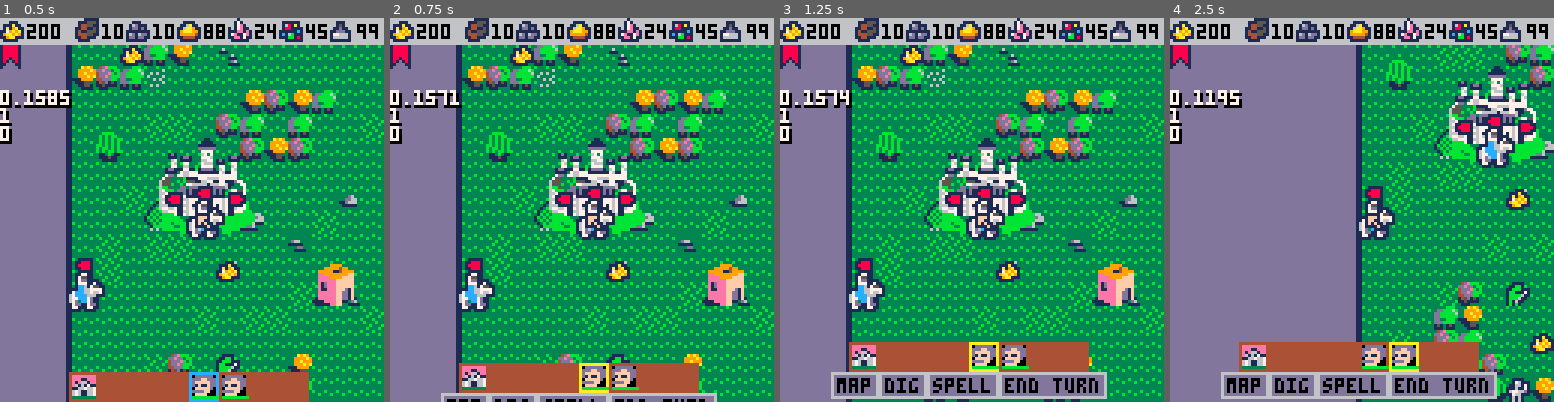
Above: before the commit, frames 1-4 (left to right).
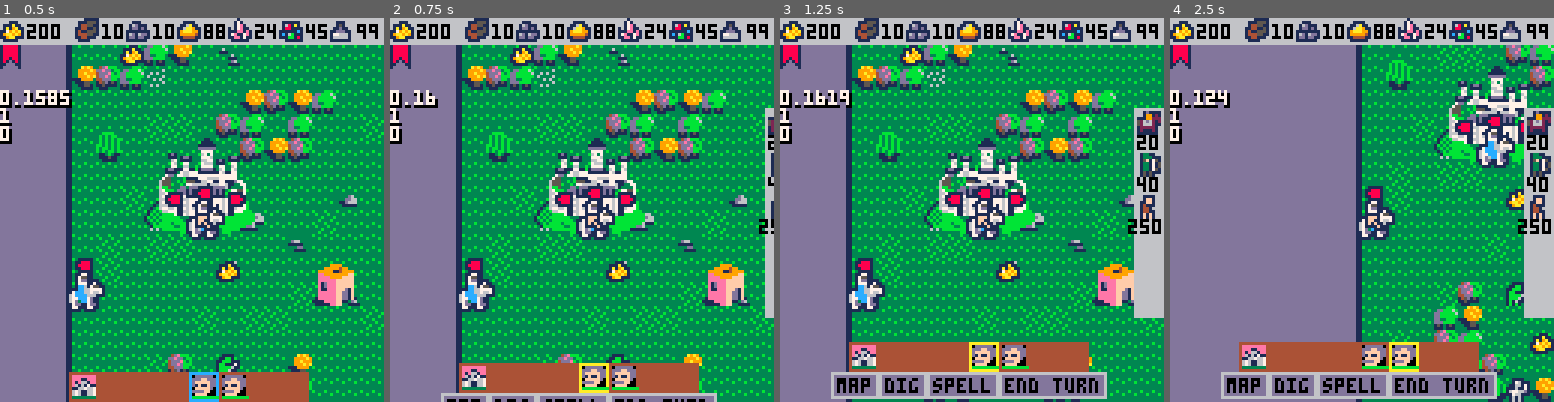
Above: after the commit, the same moments.

Repository: pvan/pico8
Game: PICO-8 cartridge heroes.p8
Two runs of this game, one before a commit and one after it. Both use one fixed random seed, a clock stepped at 60 frames per second and the inputs below.
Inputs:
- Up to frame 1 (0.5 s): tap X (X key) at 0.33 s
- Up to frame 2 (0.75 s): tap O (Z key) at 0.7 s
- Up to frame 3 (1.25 s): tap X (X key) at 1.07 s
- Up to frame 4 (2.5 s): hold Right 1.6-2.1 s; tap O (Z key) at 1.7, 2.1 s; tap X (X key) at 1.85 s; hold Up 2.15-2.42 s; hold Right from 2.47 s (still down)

Frame 1 is identical in both runs. In frame 2, 1.5% of the frame differs, in the area x 9-100%, y 18-79%; in frame 3, 4.4%; in frame 4, 4.4%.

Commit message:
heroes: add basic armies, sfx to moving

Diff:
--- a/heroes.p8
+++ b/heroes.p8
@@ -66,7 +66,6 @@
 function _init()
  music(0)
 
- menuleft=true
 
 
  red_plr=create_player(8)
@@ -82,17 +81,29 @@
 
  tc=spawn("castle",3,5)
  red_plr.castles[1]=tc
+ tc.army={
+  {"peasant",rnd_bw(10,20)},
+  {"elf",rnd_bw(5,10)},
+  }
  red_plr.heroes[1]=
  	spawn("hero",tc.x+2,tc.y+3)
  red_plr.heroes[2]=
  	spawn("hero",tc.x-3,tc.y+6)
 
  tc=spawn("castle",24,2)
+ tc.army={
+  {"peasant",rnd_bw(10,20)},
+  {"elf",rnd_bw(5,10)},
+  }
  green_plr.castles[1]=tc
  green_plr.heroes[1]=
  	spawn("hero",tc.x+2,tc.y+3)
 
  tc=spawn("castle",16,20)
+ tc.army={
+  {"peasant",rnd_bw(10,20)},
+  {"elf",rnd_bw(5,10)},
+  }
  blue_plr.castles[1]=tc
  blue_plr.heroes[1]=
  	spawn("hero",tc.x+2,tc.y+3)
@@ -150,6 +161,7 @@
  "crystal",
 }
 function pickup(obj)
+ sfx(57)
  for k,v in pairs(obj) do
   if has(resources,k) then
    cp[k]+=obj[k]
@@ -212,6 +224,7 @@
 	    pickup(obj)
 	   end
 	  else
+ 	  sfx(58,-1,1,1)
 	   sel.x=x
 	   sel.y=y
 	   sel.move-=5
@@ -445,221 +458,9 @@
 
 
 
-lsel="no obj"
-function select(obj)
- sel=obj
- if sel!=lsel then
-	 curx,cury=sel.x*8,sel.y*8
-	 if sel.type=="castle" then
-	  curx+=2*8
-	  cury+=3*8
-	 end
-	 camx,camy=curx-64,cury-64
-	 --update_camera()
- end
- lsel=sel
-end
-
-
-menuselx=0
-menusely=0
-targ_menu_y=0
-actl_menu_y=0
-function update_hud()
-
- if hud_menu_open then
-  actl_menu_y+=flr(10-actl_menu_y)/4
- else
-  actl_menu_y+=flr(0-actl_menu_y)/4
- end
-
-
- ports={}
- i=1
- for h in all(cp.castles) do
-  add(ports,h)
-  if (sel==h) selport=i
-  i+=1
- end
- for h in all(cp.heroes) do
-  add(ports,h)
-  if (sel==h) selport=i
-  i+=1
- end
-
- if hud_menu_open then
-	 if (btnp(⬇️)) menudown=true sfx(60)
-	 if (btnp(⬆️)) menudown=false sfx(60)
-	 if menudown then
-	  if (btnp(⬅️)) menusel-=1 sfx(60)
-	  if (btnp(➡️)) menusel+=1 sfx(60)
-	  menusel=mid(menusel,1,#buttons)
-	 else
-	  if (btnp(⬅️)) selport-=1 sfx(60)
-	  if (btnp(➡️)) selport+=1 sfx(60)
-	  selport=mid(selport,1,#ports)
-	 end
-
-   select(ports[selport])
-
-  if btnp(❎) then
-   if menusel==4 and menudown then
-    sfx(59)
-    local askturn=false
-    for h in all(cp.heroes) do
-     if h.move>0 then
-      askturn=true
-      break
-     end
-    end
-    if askturn then
-     open_dialog({
-      "one of your heroes",
-      "can still move.",
-      "are you sure you",
-      "want to end your turn?",
-      "   yes",
-      "   no"},{
-      end_turn,
-      close_dialog})
-    else
-     end_turn()
-    end
-   end
-  end
-
- end --end menu open chek
-
-end
-
-
-function draw_hud()
-
- --top bar
- --color banner
- pal(8,cp.color)
- spr(244,0,9)
- pal(8,8)
- --resource bar
- rectfill2(0,0, 128,9, 6)
- draw_resource("gold",
- 0,0)
- srt=25
- spc=17
- draw_resource("wood",
- srt+0*spc,0)
- draw_resource("ore",
- srt+1*spc,0)
- draw_resource("sulfur",
- srt+2*spc,0)
- draw_resource("crystal",
- srt+3*spc,0)
- draw_resource("gems",
- srt+4*spc,0)
- draw_resource("mercury",
- srt+5*spc,0)
-
-
- --portrait bar
-
- by=actl_menu_y
-
- --castle portraits
- local x,y=63-10*4,128-10-by
- rectfill2(x,y,10*4,10,4)
- palt(0,false)
- for c in all(cp.castles) do
-  if (sel==c) then
-   rect2({x,y,10,10},12)
-   if (not menudown and hud_menu_open) then
-    rect2({x,y,10,10},10)
-   end
-  end
-  spr(202,x+1,y+1)
-  x+=10
- end
- palt(0,true)
-
- --hero portraits
- local x,y=x+10*3,128-10-by
- rectfill2(x,y,10*4,10,4)
- palt(0,false)
- for h in all(cp.heroes) do
-  if (sel==h) then
-   rect2({x,y,10,10},12)
-   if (not menudown and hud_menu_open) then
-    rect2({x,y,10,10},10)
-   end
-  end
-  spr(201,x+1,y+1)
-  local lx=x+1
-  local ly=y+8
-  line(lx,ly,x+8,ly,6)
-  if h.move>0 then
-   line(lx,ly,lx+h.move/100*8,ly,11)
-  end
-  x+=10
- end
- palt(0,true)
-
-
- --menu
-
- mw=0
- for b in all(buttons) do
-  mw+=#b*4+4
- end
- mh=9
- mx=63-mw/2
- my=128-by
- rectfill2(mx,my,mw,mh,6)
-
- --bottom buttons
- local x,y=mx+1,my+1
- local count=1
- for b in all(buttons) do
-  bw=#b*4+2
-  rectfill2(x,y,bw,7,13)
-  print(b,x+1,y+1,0)
-  if menudown and menusel==count then
-   rect2({x-1,y-1,bw+2,9},10)
-  end
-  x+=bw+2
-  count+=1
- end
-
-
-end
-
-
---menu buttons
-buttons={
- "map",
- "dig",
- "spell",
- "end turn",
-}
-menusel=4
-
-
-resource_sprs={
- ["gold"]=242,
- ["wood"]=195,
- ["ore"]=211,
- ["sulfur"]=227,
- ["crystal"]=243,
- ["gems"]=196,
- ["mercury"]=212,
-}
-function draw_resource(name,x,y)
- spr(resource_sprs[name],x,y)
- print(cp[name],x+9,y+2,0)
-end
-
-
 
 function end_turn()
-
+ menudown=false
  i=1
  for p in all(plrs) do
   if (p==cp) then
@@ -672,13 +473,13 @@
   end
   i+=1
  end
-
-
-end
+end
+
 -->8
+--util / debug menu
+
+
 --util
-
-
 
 --inclusive (low<=result<=high)
 --remove +1 for low<=result<high
@@ -715,8 +516,102 @@
  print(str,cursor_x,cursor_y,col)
  poke(0x5f27,cursor_y+6)
 end
+
+
+
+--debug menu
+
+
+if (has!=nil) cls() stop("has dup in debug menu")
+
+--check if array contains
+function has(array, value)
+ if type(array)=='table' then
+  for i=1,#array do
+   if array[i]==value then return true end
+  end
+ end
+ return false
+end
+
+
+
+--put early in _update
+--returns if menu open
+--(skip rest of update if true)
+function update_debug_menu()
+	if btn(❎) and btn(🅾️) then
+  pause_menu=true
+  if (btnp(⬇️)) dsel+=1
+  if (btnp(⬆️)) dsel-=1
+  if (dsel<1) dsel=#dnames
+  if (dsel>#dnames) dsel=1
+  if btnp(⬅️) or btnp(➡️) then
+   local dname=dnames[dsel]
+   toggledebug(dname)
+  end
+  return true
+ end
+ pause_menu=false
+ return false
+end
+
+
+--put near end of _draw
+function draw_debug_menu()
+ if pause_menu then
+  lin=0
+  i=0
+  local pmx,pmy=40,30
+  rectfill(pmx-8,pmy+3,pmx+40,
+           pmy+#dnames*6+6,6)
+  for i=1,#dnames do
+   c=0
+   if (dsel==i) then
+    c=1
+    local tx,ty=pmx-9+3,pmy+i*6-1
+    line(tx,ty,tx+3,ty+3,0)
+    line(tx+3,ty+3,tx,ty+6)
+    --spr(160,pmx-9,pmy+i*6-1,1,1,true)
+   end
+   local str=dnames[i]
+   if (debug(str)) str=str.."❎"
+   print(str,pmx,pmy+i*6,c)
+  end
+ end
+end
+
+dflags={}
+dnames={}
+dsel=1
+function debug(code)
+ if not has(dnames,code) then
+  add(dnames,code)
+  dflags[dnames[#dnames]]=false
+ end
+ return dflags[code]
+end
+function toggledebug(code)
+ setdebug(code,not debug(code))
+end
+function setdebug(code,val)
+ if not has(dnames,code) then
+  add(dnames,code)
+  dflags[dnames[#dnames]]=val
+ end
+ dflags[code]=val
+end
+--setdebug("obj",false)
+--setdebug("hot",false)
+--setdebug("obj col",false)
+--setdebug("tile col",false)
+--setdebug("things",false)
+--setdebug("valid",false)
+--setdebug("coords",false)
+
+
 -->8
---overworld
+--overworld/pathfinding/cursor
 
 
 
@@ -979,7 +874,12 @@
   ["sprh"]=2,
   ["col"]={0,0,1,1},
   ["hot"]={-100,-100},
-  ["move"]=100
+  ["move"]=100,
+  ["army"]={
+   {"calvary",20},
+   {"elf",40},
+   {"peasant",250}
+  },
  },
  ["testhouse"]={
   ["type"]="testhouse",
@@ -1199,7 +1099,8 @@
 
 
 
--->8
+
+
 --a* pathfinding
 --see redblobgames
 --and @richy486
@@ -1498,6 +1399,185 @@
 end
 
 
+
+--cursor
+
+
+function selat(x,y)
+ if sel!=nil then
+  return sel.x==x and sel.y==y
+ end
+end
+
+
+curx=64
+cury=64
+curanim=0
+--cur sprites
+cur_sprs={
+ ["castle"]=145,
+ ["hero"]=161,
+ ["arrow"]=208,
+ ["horse"]=177,
+ ["hot"]=192,
+ ["trade"]=224,
+ ["attack"]=240,
+}
+cur_spr=cur_sprs["arrow"] --updated each frame
+
+function update_move_cursor()
+ local tx,ty=flr(curx/8),flr(cury/8)
+ local i=xy2i(tx,ty)
+ local obj=i2obj[i]
+ local selzones=objzones(sel)
+
+ --note the fall-thru effect here
+ --later things are higher priority
+
+ --first reject any out of zone
+ if not has(selzones,i2zone[i]) then
+  style="arrow"
+  --except allow mobs/heros
+  --if adjacent to zone
+  if obj!=nil then
+
+	  if obj.type=="mob" then
+    if objnearzones(obj,selzones) then
+     if inearzones(i,selzones)
+     or obj.x==tx and obj.y==ty
+     then
+   	  style="attack"
+  	  end
+	   end
+	  end
+
+	  if obj.type=="hero"
+	  and objnearzones(obj,selzones)
+	  and obj!=sel
+	  then
+ 	  if obj_owner(obj)==cp then
+	    style="trade"
+	   else
+	    style="attack"
+ 	  end
+ 	 end
+
+	  if obj.type=="treasure"
+	  and objnearzones(obj,selzones)
+	  then
+	   style="hot"
+	  end
+
+  end
+ else
+  --handle in-zone things
+
+  --default to walkable
+  style="horse"
+
+  if tile_is_solid(tx,ty) then
+   style="arrow"
+  end
+
+  --object, but what kind?
+  if obj!=nil then
+	  if i2hot[i] then
+	   style="hot"
+	  end
+
+	  --wont ever get hero
+	  --in a zone now
+--	  if obj.type=="hero"
+--	  and obj!=sel then
+--	   style="trade"
+--	  end
+
+	  --wont ever get mob
+	  --in a zone now
+--   if i2danger[i] then
+--	   style="attack"
+--	  end
+
+  end
+
+ end
+
+ --select castles anywhere (in or out of zone)
+ if obj!=nil then
+  if obj.type=="castle" then
+   if not i2hot[i] then --but still not this
+    style="castle"
+    if btnp(❎)
+ 	  and obj_owner(obj)==cp
+ 	  then
+     sel=obj
+    end
+   end
+  end
+ end
+
+
+ if btnp(❎) then
+  if style=="horse"
+  or style=="hot"
+  or style=="attack"
+  or style=="trade"
+  then
+   sel["movex"]=tx
+   sel["movey"]=ty
+  end
+ end
+
+ cur_spr=cur_sprs[style]
+
+end
+
+function update_sel_cursor()
+ local tx,ty=flr(curx/8),flr(cury/8)
+ obj=i2obj[xy2i(tx,ty)]
+ if obj!=nil and obj.select then
+  style=obj.type
+	 if (btnp(❎)) then
+	  if obj_owner(obj)==cp then
+ 	  sel=obj
+ 	 end
+	 end
+ else
+  style="arrow"
+ end
+ cur_spr=cur_sprs[style]
+end
+
+--function old_square_sel()
+-- curanim=(curanim+1)%20
+-- curextra=flr(curanim/10)
+-- curminus = 5+curextra
+-- curplus = 5+curextra
+-- spr(176, curx-curminus, cury-curminus)
+-- spr(176, curx+curplus, cury-curminus, 1,1, true,false)
+-- spr(176, curx-curminus, cury+curplus, 1,1, false,true)
+-- spr(176, curx+curplus, cury+curplus, 1,1, true,true)
+--end
+
+
+function update_cursor()
+ if (btnp(⬅️)) curx-=8 sfx(58,-1,1,2)
+ if (btnp(➡️)) curx+=8 sfx(58,-1,1,2)
+ if (btnp(⬆️)) cury-=8 sfx(58,-1,1,2)
+ if (btnp(⬇️)) cury+=8 sfx(58,-1,1,2)
+ curx=max(curx,0)
+ cury=max(cury,0)
+ curx=min(curx,(tilesw-1)*8)
+ cury=min(cury,(tilesh-1)*8)
+end
+
+function draw_cursor()
+ spr(cur_spr, curx,cury)
+end
+…(4 lines of a section not shown)…
 -->8
 --battle
 
@@ -1561,280 +1641,10 @@
 
 end
 -->8
---cursor
-
-
-function selat(x,y)
- if sel!=nil then
-  return sel.x==x and sel.y==y
- end
-end
-
-
-curx=64
-cury=64
-curanim=0
---cur sprites
-cur_sprs={
- ["castle"]=145,
- ["hero"]=161,
- ["arrow"]=208,
- ["horse"]=177,
- ["hot"]=192,
- ["trade"]=224,
- ["attack"]=240,
-}
-cur_spr=cur_sprs["arrow"] --updated each frame
-
-function update_move_cursor()
- local tx,ty=flr(curx/8),flr(cury/8)
- local i=xy2i(tx,ty)
- local obj=i2obj[i]
- local selzones=objzones(sel)
-
- --note the fall-thru effect here
- --later things are higher priority
-
- --first reject any out of zone
- if not has(selzones,i2zone[i]) then
-  style="arrow"
-  --except allow mobs/heros
-  --if adjacent to zone
-  if obj!=nil then
-
-	  if obj.type=="mob" then
-    if objnearzones(obj,selzones) then
-     if inearzones(i,selzones)
-     or obj.x==tx and obj.y==ty
-     then
-   	  style="attack"
-  	  end
-	   end
-	  end
-
-	  if obj.type=="hero"
-	  and objnearzones(obj,selzones)
-	  and obj!=sel
-	  then
- 	  if obj_owner(obj)==cp then
-	    style="trade"
-	   else
-	    style="attack"
- 	  end
- 	 end
-
-	  if obj.type=="treasure"
-	  and objnearzones(obj,selzones)
-	  then
-	   style="hot"
-	  end
-
-  end
- else
-  --handle in-zone things
-
-  --default to walkable
-  style="horse"
-
-  if tile_is_solid(tx,ty) then
-   style="arrow"
-  end
-
-  --object, but what kind?
-  if obj!=nil then
-	  if i2hot[i] then
-	   style="hot"
-	  end
-
-	  --wont ever get hero
-	  --in a zone now
---	  if obj.type=="hero"
---	  and obj!=sel then
---	   style="trade"
---	  end
-
-	  --wont ever get mob
-	  --in a zone now
---   if i2danger[i] then
---	   style="attack"
---	  end
-
-  end
-
- end
-
- --select castles anywhere (in or out of zone)
- if obj!=nil then
-  if obj.type=="castle" then
-   if not i2hot[i] then --but still not this
-    style="castle"
-    if btnp(❎)
- 	  and obj_owner(obj)==cp
- 	  then
-     sel=obj
-    end
-   end
-  end
- end
-
-
- if btnp(❎) then
-  if style=="horse"
-  or style=="hot"
-  or style=="attack"
-  or style=="trade"
-  then
-   sel["movex"]=tx
-   sel["movey"]=ty
-  end
- end
-
- cur_spr=cur_sprs[style]
-
-end
-
-function update_sel_cursor()
- local tx,ty=flr(curx/8),flr(cury/8)
- obj=i2obj[xy2i(tx,ty)]
- if obj!=nil and obj.select then
-  style=obj.type
-	 if (btnp(❎)) then
-	  if obj_owner(obj)==cp then
- 	  sel=obj
- 	 end
-	 end
- else
-  style="arrow"
- end
- cur_spr=cur_sprs[style]
-end
-
---function old_square_sel()
--- curanim=(curanim+1)%20
--- curextra=flr(curanim/10)
--- curminus = 5+curextra
--- curplus = 5+curextra
--- spr(176, curx-curminus, cury-curminus)
--- spr(176, curx+curplus, cury-curminus, 1,1, true,false)
--- spr(176, curx-curminus, cury+curplus, 1,1, false,true)
--- spr(176, curx+curplus, cury+curplus, 1,1, true,true)
---end
-
-
-function update_cursor()
- if (btnp(⬅️)) curx-=8 sfx(58)
- if (btnp(➡️)) curx+=8 sfx(58)
- if (btnp(⬆️)) cury-=8 sfx(58)
- if (btnp(⬇️)) cury+=8 sfx(58)
- curx=max(curx,0)
- cury=max(cury,0)
- curx=min(curx,(tilesw-1)*8)
- cury=min(cury,(tilesh-1)*8)
-end
-
-function draw_cursor()
- spr(cur_spr, curx,cury)
-end
-…(4 lines of a section not shown)…
--->8
---debug menu
-
-
-if (has!=nil) cls() stop("has dup in debug menu")
-
---check if array contains
-function has(array, value)
- if type(array)=='table' then
-  for i=1,#array do
-   if array[i]==value then return true end
-  end
- end
- return false
-end
-
-
-
---put early in _update
---returns if menu open
---(skip rest of update if true)
-function update_debug_menu()
-	if btn(❎) and btn(🅾️) then
-  pause_menu=true
-  if (btnp(⬇️)) dsel+=1
-  if (btnp(⬆️)) dsel-=1
-  if (dsel<1) dsel=#dnames
-  if (dsel>#dnames) dsel=1
-  if btnp(⬅️) or btnp(➡️) then
-   local dname=dnames[dsel]
-   toggledebug(dname)
-  end
-  return true
- end
- pause_menu=false
- return false
-end
-
-
---put near end of _draw
-function draw_debug_menu()
- if pause_menu then
-  lin=0
-  i=0
-  local pmx,pmy=40,30
-  rectfill(pmx-8,pmy+3,pmx+40,
-           pmy+#dnames*6+6,6)
-  for i=1,#dnames do
-   c=0
-   if (dsel==i) then
-    c=1
-    local tx,ty=pmx-9+3,pmy+i*6-1
-    line(tx,ty,tx+3,ty+3,0)
-    line(tx+3,ty+3,tx,ty+6)
-    --spr(160,pmx-9,pmy+i*6-1,1,1,true)
-   end
-   local str=dnames[i]
-   if (debug(str)) str=str.."❎"
-   print(str,pmx,pmy+i*6,c)
-  end
- end
-end
-
-dflags={}
-dnames={}
-dsel=1
-function debug(code)
- if not has(dnames,code) then
-  add(dnames,code)
-  dflags[dnames[#dnames]]=false
- end
- return dflags[code]
-end
-function toggledebug(code)
- setdebug(code,not debug(code))
-end
-function setdebug(code,val)
- if not has(dnames,code) then
-  add(dnames,code)
-  dflags[dnames[#dnames]]=val
- end
- dflags[code]=val
-end
---setdebug("obj",false)
---setdebug("hot",false)
---setdebug("obj col",false)
---setdebug("tile col",false)
---setdebug("things",false)
---setdebug("valid",false)
---setdebug("coords",false)
-
-
--->8
+--dialog / hud
+
+
 --dialog
-
-
 
 function open_dialog(txt,opts)
  diag_open=true
@@ -1885,6 +1695,266 @@
   spr(225,x+1+sin(t()),y+diag_sel*7-1)
  end
 end
+…(4 lines of a section not shown)…
+--hud
+
+
+
+lsel="no obj"
+function select(obj)
+ sel=obj
+ if sel!=lsel then
+	 curx,cury=sel.x*8,sel.y*8
+	 if sel.type=="castle" then
+	  curx+=2*8
+	  cury+=3*8
+	 end
+	 camx,camy=curx-64,cury-64
+	 --update_camera()
+ end
+ lsel=sel
+end
+
+
+menuselx=0
+menusely=0
+targ_menu_y=0
+actl_menu_y=0
+function update_hud()
+
+ if hud_menu_open then
+  actl_menu_y+=flr(10-actl_menu_y)/4
+ else
+  actl_menu_y+=flr(0-actl_menu_y)/4
+ end
+
+
+ ports={}
+ i=1
+ for h in all(cp.castles) do
+  add(ports,h)
+  if (sel==h) selport=i
+  i+=1
+ end
+ for h in all(cp.heroes) do
+  add(ports,h)
+  if (sel==h) selport=i
+  i+=1
+ end
+
+ if hud_menu_open then
+	 if (btnp(⬇️)) menudown=true sfx(60)
+	 if (btnp(⬆️)) menudown=false sfx(60)
+	 if menudown then
+	  if (btnp(⬅️)) menusel-=1 sfx(60)
+	  if (btnp(➡️)) menusel+=1 sfx(60)
+	  menusel=mid(menusel,1,#buttons)
+	 else
+	  if (btnp(⬅️)) selport-=1 sfx(60)
+	  if (btnp(➡️)) selport+=1 sfx(60)
+	  selport=mid(selport,1,#ports)
+	 end
+
+   select(ports[selport])
+
+  if btnp(❎) then
+   if menusel==4 and menudown then
+    sfx(59)
+    local askturn=false
+    for h in all(cp.heroes) do
+     if h.move>0 then
+      askturn=true
+      break
+     end
+    end
+    if askturn then
+     open_dialog({
+      "one of your heroes",
+      "can still move.",
+      "are you sure you",
+      "want to end your turn?",
+      "   yes",
+      "   no"},{
+      end_turn,
+      close_dialog})
+    else
+     end_turn()
+    end
+   end
+  end
+
+ end --end menu open chek
+
+end
+
+
+function draw_hud()
+
+ --top bar
+
+ --color banner
+ pal(8,cp.color)
+ spr(244,0,9)
+ pal(8,8)
+ --resource bar
+ rectfill2(0,0, 128,9, 6)
+ draw_resource("gold",
+ 0,0)
+ srt=25
+ spc=17
+ draw_resource("wood",
+ srt+0*spc,0)
+ draw_resource("ore",
+ srt+1*spc,0)
+ draw_resource("sulfur",
+ srt+2*spc,0)
+ draw_resource("crystal",
+ srt+3*spc,0)
+ draw_resource("gems",
+ srt+4*spc,0)
+ draw_resource("mercury",
+ srt+5*spc,0)
+
+
+ --portrait bar
+
+ by=actl_menu_y
+
+ --castle portraits
+ local x,y=63-10*4,128-10-by
+ rectfill2(x,y,10*4,10,4)
+ palt(0,false)
+ for c in all(cp.castles) do
+  if (sel==c) then
+   rect2({x,y,10,10},12)
+   if (not menudown and hud_menu_open) then
+    rect2({x,y,10,10},10)
+   end
+  end
+  spr(202,x+1,y+1)
+  x+=10
+ end
+ palt(0,true)
+
+ --hero portraits
+ local x,y=x+10*3,128-10-by
+ rectfill2(x,y,10*4,10,4)
+ palt(0,false)
+ for h in all(cp.heroes) do
+  if (sel==h) then
+   rect2({x,y,10,10},12)
+   if (not menudown and hud_menu_open) then
+    rect2({x,y,10,10},10)
+   end
+  end
+  spr(201,x+1,y+1)
+  local lx=x+1
+  local ly=y+8
+  line(lx,ly,x+8,ly,6)
+  if h.move>0 then
+   line(lx,ly,lx+h.move/100*8,ly,11)
+  end
+  x+=10
+ end
+ palt(0,true)
+
+
+ --menu
+
+ mw=0
+ for b in all(buttons) do
+  mw+=#b*4+4
+ end
+ mh=9
+ mx=63-mw/2
+ my=128-by
+ rectfill2(mx,my,mw,mh,6)
+
+ --bottom buttons
+ local x,y=mx+1,my+1
+ local count=1
+ for b in all(buttons) do
+  bw=#b*4+2
+  rectfill2(x,y,bw,7,13)
+  print(b,x+1,y+1,0)
+  if menudown and menusel==count then
+   rect2({x-1,y-1,bw+2,9},10)
+  end
+  x+=bw+2
+  count+=1
+ end
+
+
+ --right sidebar: army
+
+ if actl_menu_y>0 then
+  draw_army(sel.army,
+   128-actl_menu_y,30)
+ end
+
+
+end
+
+
+--menu buttons
+buttons={
+ "map",
+ "dig",
+ "spell",
+ "end turn",
+}
+menusel=4
+
+
+resource_sprs={
+ ["gold"]=242,
+ ["wood"]=195,
+ ["ore"]=211,
+ ["sulfur"]=227,
+ ["crystal"]=243,
+ ["gems"]=196,
+ ["mercury"]=212,
+}
+function draw_resource(name,x,y)
+ spr(resource_sprs[name],x,y)
+ print(cp[name],x+9,y+2,0)
+end
+…(5 lines of a section not shown)…
+mob_sprs={
+ ["goblin"]=194,
+ ["skeleton"]=210,
+ ["calvary"]=197,
+ ["elf"]=213,
+ ["peasant"]=229,
+}
+function draw_army(arm,x,y)
+
+ rectfill2(x,y,10,14*5,6)
+ x+=1
+ y+=1
+ for mob in all(arm) do
+  spr(mob_sprs[mob[1]],x,y)
+--  print(mob[2],x,y+7,0)
+--  print(mob[2],x+1,y+7,0)
+--  print(mob[2],x,y+6,7)
+--  rectfill2(x,y+6,7,5,7)
+  local str=tostr(mob[2])
+  local ofx=0
+  if (#str>2) ofx=-3*(#str-2)
+  print(str,x+ofx,y+8,0)
+  y+=14
+ end
+
+end
+
+
 
 
 
Not shown, changed: 31 lines of the sprite sheet (__gfx__) section of heroes.p8
Not shown, changed: the sound effects (__sfx__) section of heroes.p8
